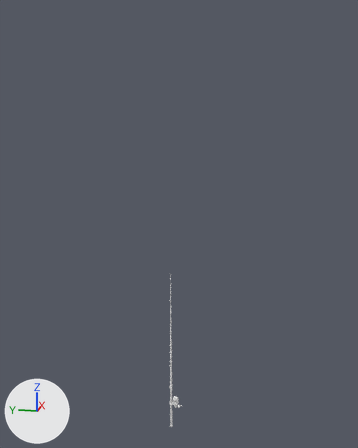
The FBX model Assets/Models/tsurizao.fbx, before and after one commit.
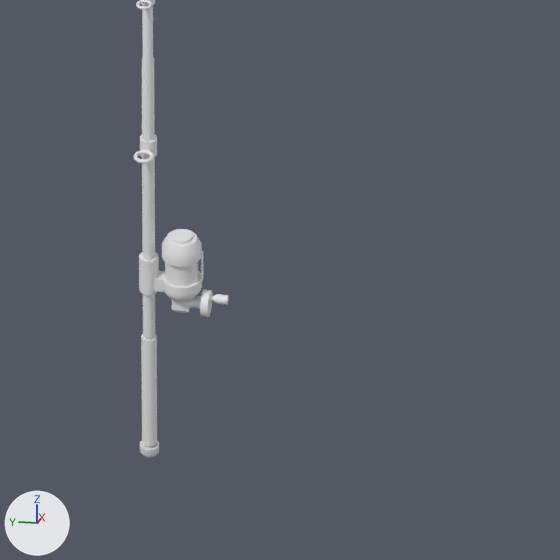
The first picture shows the older version from a 50 mm camera at (-75.5, -16.5, 55.9) aimed at (0.7, -1.3, 36.8). The close-ups show both versions on the part from 42% to 63% of the width and 82% to 99% of the height of that picture; other places that the commit changed are outside them. The lights are fixed; the arrows at lower left show +X, +Y and +Z. Where no turn or scale is listed for an object, it has been applied to the vertices. Vertices at the same position are counted once.

The first close-up shows 'honntai', 'ri-ru', 'ri-ru honntai', '円柱.002', '円柱.004'.
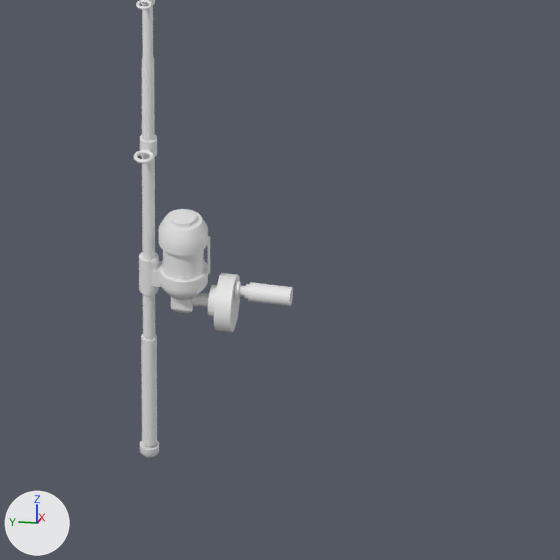
Where the newer file only moved an object's origin or applied its transform, the numbers keep the older frame.

Changed parts and their boxes (x1, y1, x2, y2) in the close-ups (560 x 560 px):
'ri-ru honntai', mesh rescaled (24% wider, 24% taller): before (162, 229, 203, 302); after (159, 209, 210, 300)
'円柱.004', reshaped, moved, turned, rescaled: before (189, 289, 212, 317); after (193, 273, 240, 332)
'ri-ru', reshaped, moved, turned, rescaled: before (209, 293, 229, 305); after (234, 281, 293, 306)

The edits, one by one:
me_円柱_005 is used by ob_ri_ru; location (0.0, -1.51, 4.26); rotation (1.571, 0.0, 0.0), in degrees (90, 0, 0); scale (0.1, 0.1, 0.0217).
me_円柱_005 had 352 vertices, 322 faces and spanned x -1.1..1.1, y -1.1..1.1, z -1.0..19.0.
me_円柱_005 now has 352 vertices, 322 faces and spans x -1.1..1.1, y -1.0..30.3, z -1.1..1.1.
me_円柱_005 part 3: 352 of 352 vertices moved; they spanned x -1.1..1.1, y -1.1..1.1, z -1.0..19.0 and now span x -1.1..1.1, y -1.0..30.3, z -1.1..1.1; mean shift (0.0, 11.7, -8.7); largest move (0.0, -1.1, 19.0) -> (0.0, 30.3, 1.1).
me_円柱_003 has 424 vertices, 394 faces and spans x -0.47..0.47, y -0.31..0.68, z -0.61..0.99.
me_円柱_003 is used by ob_ri_ru_honntai; location (0.0, -1.0, 4.86).
me_円柱_003 part 2: the whole mesh is scaled about its middle by 1.24, then moved by (0.0, -0.04, 0.31).
me_円柱_004 is used by ob_円柱_004; location (0.0, -1.05, 4.1); rotation (1.571, 0.0, 0.0), in degrees (90, 0, 0); scale (0.139, 0.139, 0.342).
me_円柱_004 had 320 vertices, 290 faces and spanned x -2.16..2.16, y -2.16..2.16, z -1.0..1.28.
me_円柱_004 now has 384 vertices, 354 faces and spans x -3.77..3.77, y -1.0..2.25, z -3.77..3.77.
me_円柱_004 part 1: 319 vertices removed from x -2.16..2.16, y -2.16..2.16, z -1.0..1.28; 383 vertices added at x -3.77..3.77, y -1.0..2.25, z -3.77..3.77.
Object 'ri-ru' (ob_ri_ru) moves from (0.0, -1.51, 4.26) to (0.0, -2.16, 4.55).
Object 'ri-ru' (ob_ri_ru) turns from (90, 0, 0) to (-180, 0, 0) degrees about x, y and z.
Object 'ri-ru' (ob_ri_ru) is rescaled from (0.1, 0.1, 0.0217) to (0.197, 0.0427, 0.197).
Object '円柱.004' (ob_円柱_004) moves from (0.0, -1.05, 4.1) to (0.0, -1.15, 4.19).
Object '円柱.004' (ob_円柱_004) turns from (90, 0, 0) to (-180, 0, 0) degrees about x, y and z.
Object '円柱.004' (ob_円柱_004) is rescaled from (0.139, 0.139, 0.342) to (0.171, 0.422, 0.171).
